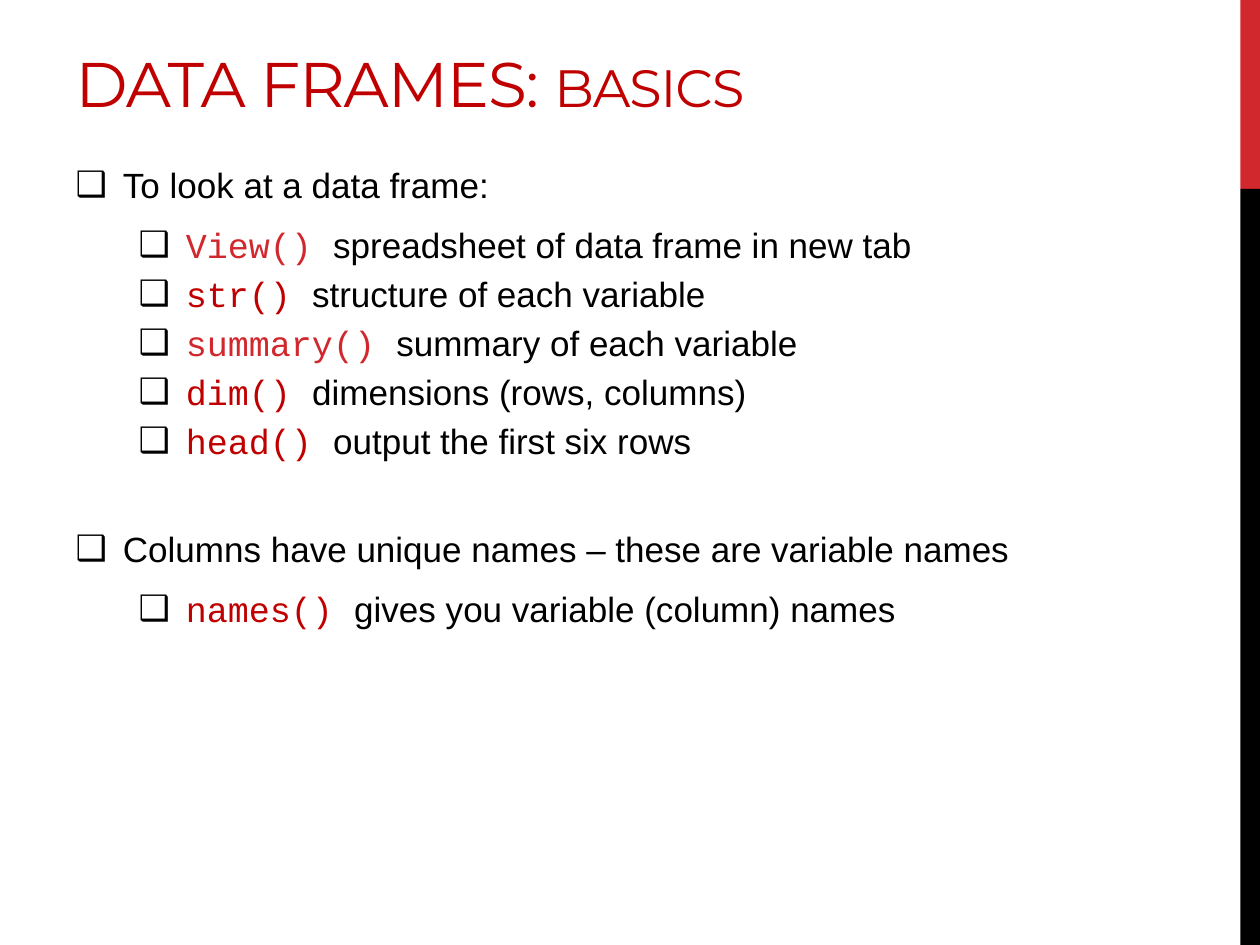
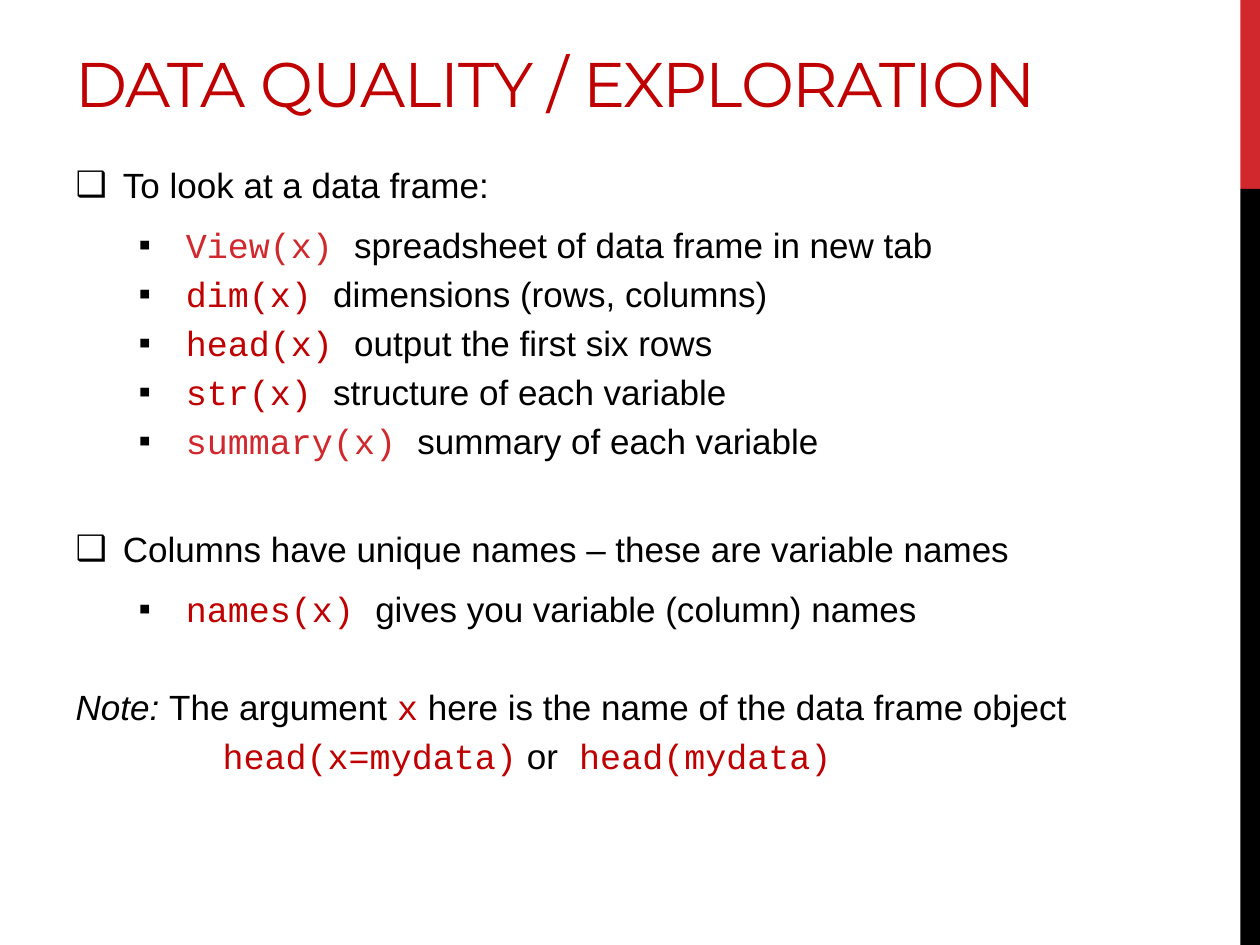
Before and after one commit to DanielleQuinn/RBarMUN, a slide deck: slide 13 of IntroWorkshop/RBar_IntroII.pptx (slide 12 before the commit). Drawn at 1260x945 pixels with LibreOffice and Linux fonts; fonts in the diff are those of the drawing. Boxes give left, top, right and bottom in pixels: in the first picture for what was removed or moved away, otherwise in the second. Text is boxed around its words. In the diff, an @@ line names an element or a change of style, - is before the commit and + after.

```diff
--- a/IntroWorkshop/RBar_IntroII.pptx
+++ b/IntroWorkshop/RBar_IntroII.pptx
@@ title at <box>76,62,1035,116</box>: text changed @@
-DATA FRAMES: BASICS
+DATA QUALITY / EXPLORATION
@@ text at <box>186,232,933,462</box>: text changed @@
-  ❑ View() spreadsheet of data frame in new tab
-  ❑ str() structure of each variable
-  ❑ summary() summary of each variable
-  ❑ dim() dimensions (rows, columns)
-  ❑ head() output the first six rows
+  ▪ View(x) spreadsheet of data frame in new tab
+  ▪ dim(x) dimensions (rows, columns)
+  ▪ head(x) output the first six rows
+  ▪ str(x) structure of each variable
+  ▪ summary(x) summary of each variable
@@ text at <box>76,596,1066,777</box>: text changed @@
-  ❑ names() gives you variable (column) names
+  ▪ names(x) gives you variable (column) names
+  Note: The argument x here is the name of the data frame object
+  head(x=mydata) or head(mydata)
```
Also in this commit, not shown: 23 other slides changed, 3 slides added, 5 slides removed.
